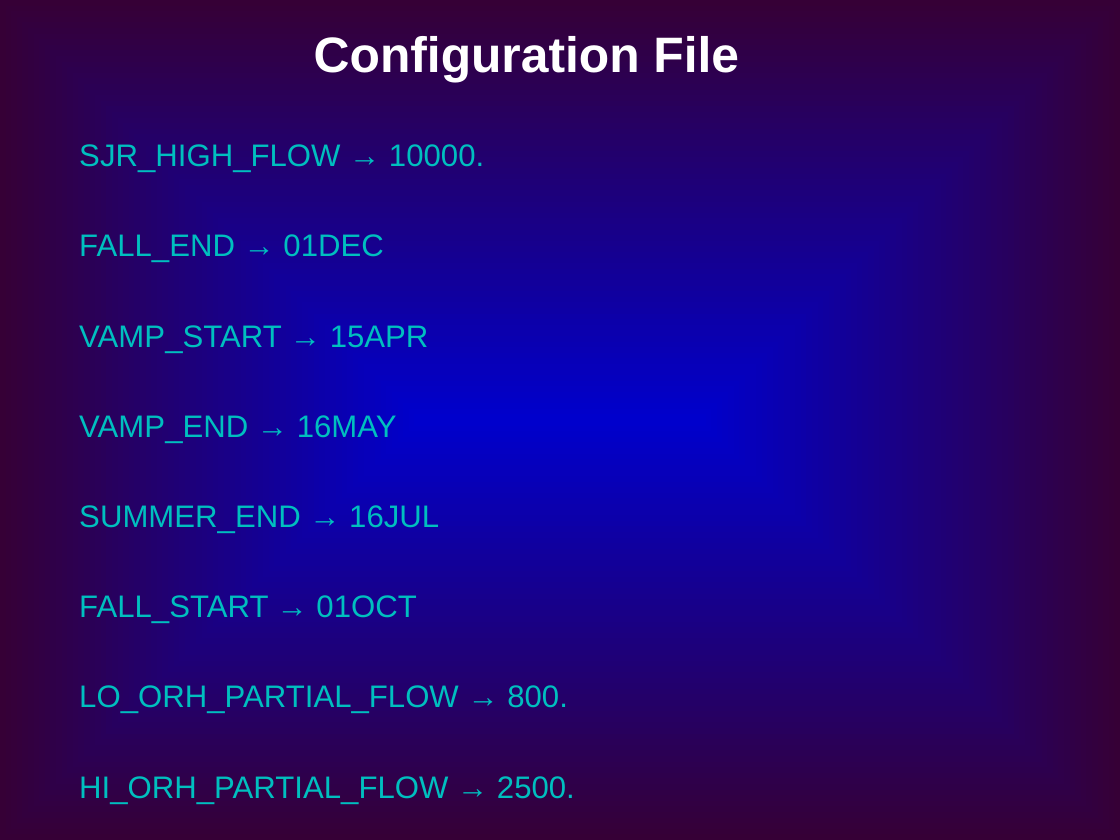
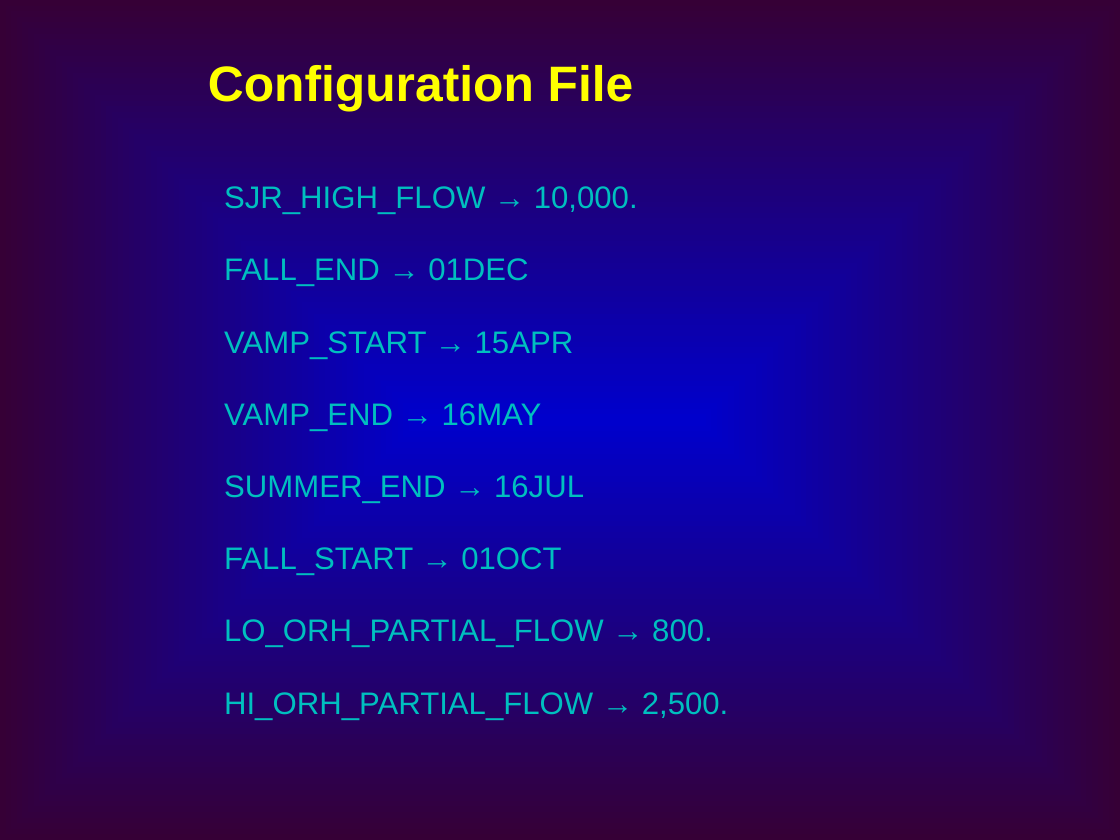
Before and after one commit to CADWRDeltaModeling/dsm2, a slide deck: slide 15 of dsm2/presentations/DSM2 Operting Rule.ppt. Drawn at 1120x840 pixels with LibreOffice and Linux fonts; fonts in the diff are those of the drawing. Boxes give left, top, right and bottom in pixels: in the first picture for what was removed or moved away, otherwise in the second. Text is boxed around its words. In the diff, an @@ line names an element or a change of style, - is before the commit and + after.

```diff
--- a/dsm2/presentations/DSM2 Operting Rule.ppt
+++ b/dsm2/presentations/DSM2 Operting Rule.ppt
@@ text added at (x1=208, y1=65, x2=634, y2=112), 32 pt, text #FFFF00, bold @@
+Configuration File
@@ text "SJR_HIGH_FLOW → 10,000." moved from (x1=79, y1=36, x2=739, y2=804) to (x1=224, y1=186, x2=729, y2=720) @@
@@ text at (x1=224, y1=186, x2=638, y2=214): text changed @@
-Configuration File
-SJR_HIGH_FLOW → 10000.
+SJR_HIGH_FLOW → 10,000.
@@ text at (x1=224, y1=692, x2=729, y2=720): text changed @@
-HI_ORH_PARTIAL_FLOW → 2500.
+HI_ORH_PARTIAL_FLOW → 2,500.
```
Also in this commit, not shown: 19 other slides changed, 1 slide added, 1 slide removed.
